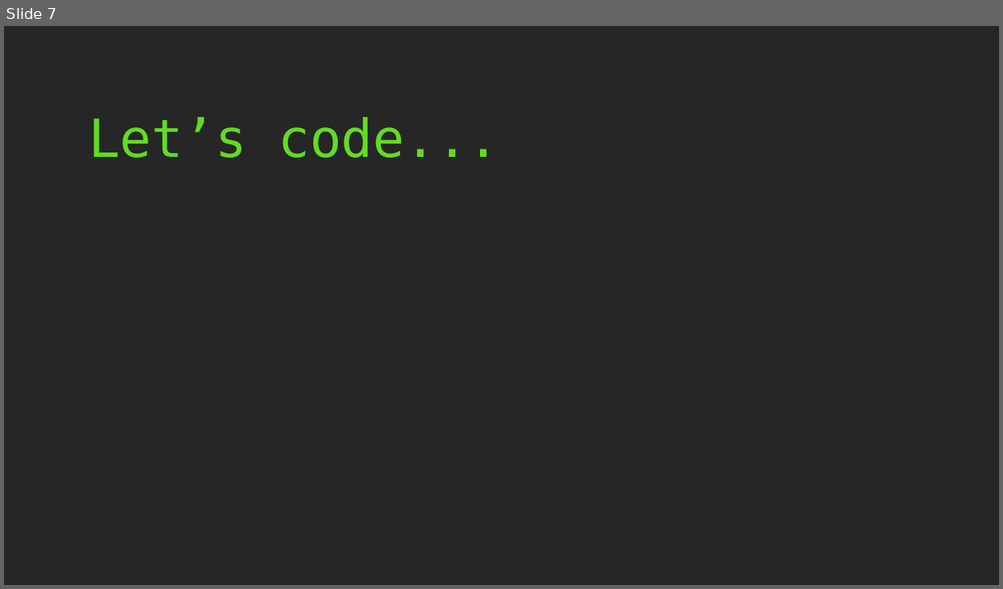
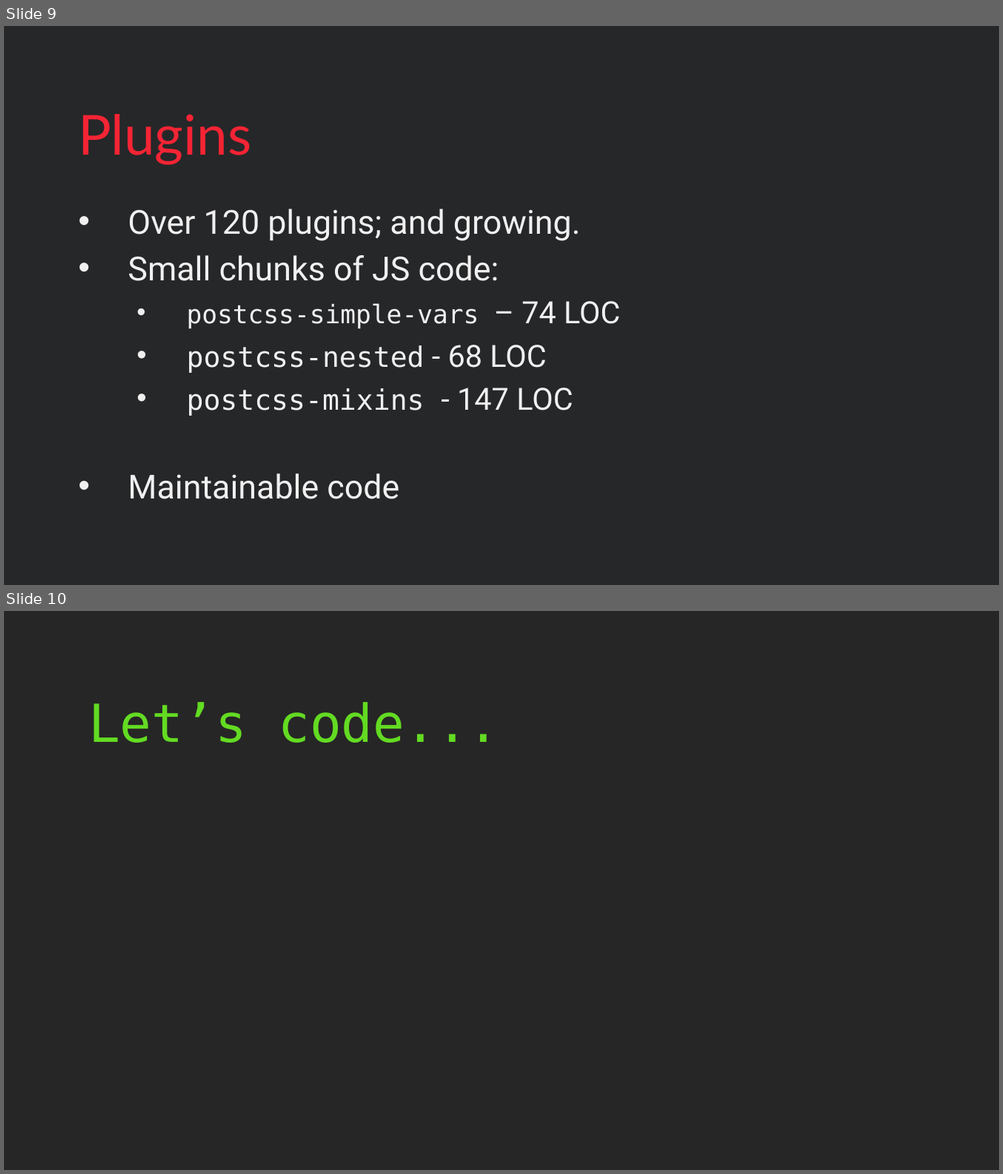
Before and after one commit to mihaeltomic/postcss-presentation, a slide deck: PostCSS.pptx. Shown one above the other, each under a label of ours: slide 7 before the commit, slides 9 and 10 after it. The pictures are 1003x589 and 1003x1174 pixels, drawn with LibreOffice and Linux fonts; fonts in the diff are those of the drawing; background and template pictures are left out. Boxes give left, top, right and bottom in pixels: in the first picture for what was removed or moved away, otherwise in the second. Text is boxed around its words. In the diff, an @@ line names an element or a change of style, - is before the commit and + after.

```diff
--- a/PostCSS.pptx
+++ b/PostCSS.pptx
@@ slide 9 added at [4,26,999,585], background #FFFFFF @@
@@ rectangle added at [4,26,999,585], fill #262729 @@
@@ title added at [78,114,251,165], 40 pt, text #F42434 @@
+Plugins
@@ text added at [128,209,620,500], 24.1 pt, text #F0F0F0 @@
+• Over 120 plugins; and growing.
+• Small chunks of JS code:
+  • postcss-simple-vars – 74 LOC
+  • postcss-nested - 68 LOC
+  • postcss-mixins - 147 LOC
+• Maintainable code
@@ what was slide 7 is now slide 10 @@
```
Also in this commit, not shown: 5 slides changed, 3 other slides added, 1 slide removed.
